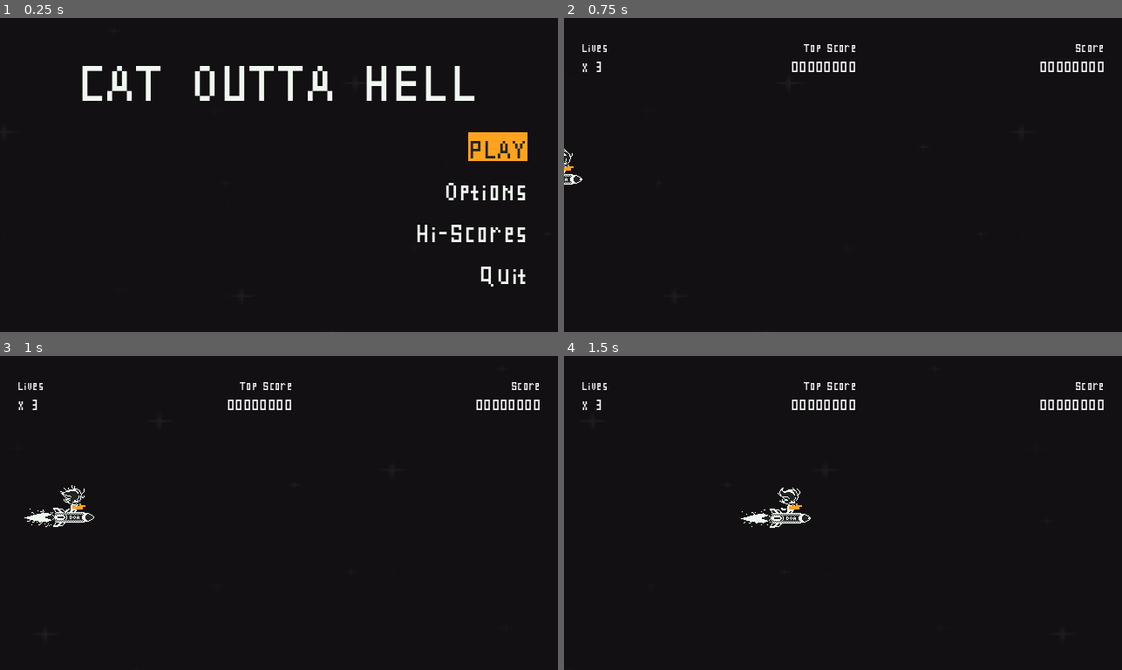
Above: before the commit, frames 1-4 (two rows, left to right).
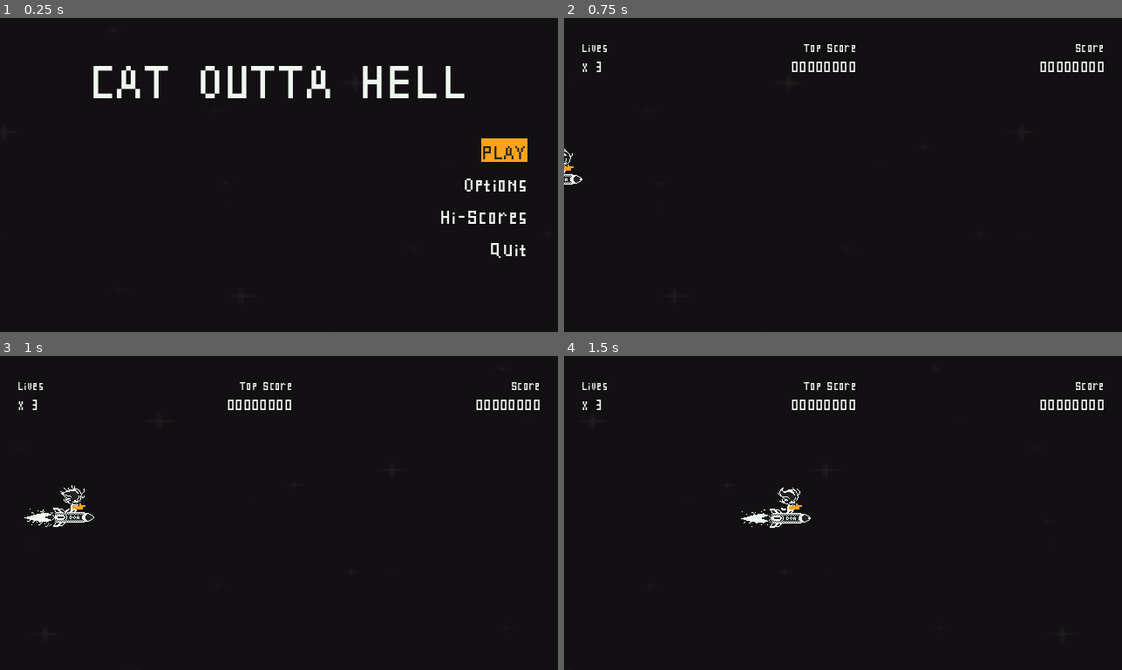
Above: after the commit, the same moments.

Repository: rnakkas/GodotSandbox
Game: Godot game, scene res://ShmupSandbox/Main/Scenes/main.tscn
Two runs of this game, one before a commit and one after it. Both use one fixed random seed, a clock stepped at 60 frames per second and the inputs below.
Inputs (mouse positions are in pixels of both pictures, inside the frame that each line leads up to):
- Up to frame 1 (0.25 s): no input
- Up to frame 2 (0.75 s): click "PLAY" at 0.5 s
- Up to frame 3 (1 s): no input
- Up to frame 4 (1.5 s): move the mouse to (965, 497) at 1.27 s; hold D (move_right) from 1.28 s (still down); hold Space (shoot) from 1.28 s (still down)

The runs differ from the first frame. In frame 1, 5.1% of the frame differs, in the area x 14-95%, y 15-86%; in frame 2, nothing differs; in frame 3, nothing differs; in frame 4, nothing differs.

Commit message:
started adding continue screen

Diff:
--- /dev/null
+++ b/ShmupSandbox/UI/Scenes/continue_screen.tscn
@@ -0,0 +1,89 @@
+[gd_scene load_steps=3 format=3 uid="uid://dn51megt1rye4"]
+
+[ext_resource type="Script" uid="uid://ds1o34bueiily" path="res://ShmupSandbox/UI/Scripts/continue_screen.gd" id="1_8fmy5"]
+[ext_resource type="FontFile" uid="uid://biycie4kaffui" path="res://ShmupSandbox/Assets/Fonts/SPLCF.ttf" id="1_iw70x"]
+
+[node name="continue_screen" type="Control"]
+layout_mode = 3
+anchors_preset = 15
+anchor_right = 1.0
+anchor_bottom = 1.0
+grow_horizontal = 2
+grow_vertical = 2
+script = ExtResource("1_8fmy5")
+
+[node name="MarginContainer" type="MarginContainer" parent="."]
+layout_mode = 1
+anchors_preset = 15
+anchor_right = 1.0
+anchor_bottom = 1.0
+grow_horizontal = 2
+grow_vertical = 2
+theme_override_constants/margin_left = 35
+theme_override_constants/margin_top = 35
+theme_override_constants/margin_right = 35
+theme_override_constants/margin_bottom = 35
+
+[node name="VBoxContainer" type="VBoxContainer" parent="MarginContainer"]
+layout_mode = 2
+size_flags_horizontal = 4
+theme_override_constants/separation = 18
+
+[node name="separator3" type="Control" parent="MarginContainer/VBoxContainer"]
+layout_mode = 2
+
+[node name="continue_label" type="Label" parent="MarginContainer/VBoxContainer"]
+layout_mode = 2
+theme_override_fonts/font = ExtResource("1_iw70x")
+theme_override_font_sizes/font_size = 100
+text = "Continue?"
+
+[node name="time_left_label" type="Label" parent="MarginContainer/VBoxContainer"]
+unique_name_in_owner = true
+layout_mode = 2
+size_flags_horizontal = 4
+theme_override_fonts/font = ExtResource("1_iw70x")
+theme_override_font_sizes/font_size = 80
+text = "10"
+
+[node name="separator4" type="Control" parent="MarginContainer/VBoxContainer"]
+layout_mode = 2
+
+[node name="separator5" type="Control" parent="MarginContainer/VBoxContainer"]
+layout_mode = 2
+
+[node name="HBoxContainer" type="HBoxContainer" parent="MarginContainer/VBoxContainer"]
+layout_mode = 2
+size_flags_horizontal = 4
+size_flags_vertical = 4
+theme_override_constants/separation = 120
+
+[node name="yes_button" type="Button" parent="MarginContainer/VBoxContainer/HBoxContainer"]
+layout_mode = 2
+focus_neighbor_left = NodePath(".")
+focus_neighbor_top = NodePath(".")
+focus_neighbor_right = NodePath("../no_button")
+focus_neighbor_bottom = NodePath(".")
+focus_next = NodePath(".")
+focus_previous = NodePath(".")
+theme_override_fonts/font = ExtResource("1_iw70x")
+theme_override_font_sizes/font_size = 45
+text = "YES"
+flat = true
+
+[node name="no_button" type="Button" parent="MarginContainer/VBoxContainer/HBoxContainer"]
+layout_mode = 2
+focus_neighbor_left = NodePath("../yes_button")
+focus_neighbor_top = NodePath(".")
+focus_neighbor_right = NodePath(".")
+focus_neighbor_bottom = NodePath(".")
+focus_next = NodePath(".")
+focus_previous = NodePath(".")
+theme_override_fonts/font = ExtResource("1_iw70x")
+theme_override_font_sizes/font_size = 45
+text = "NO"
+flat = true
+
+[node name="tick_timer" type="Timer" parent="."]
+
+[connection signal="timeout" from="tick_timer" to="." method="_on_tick_timer_timeout"]
--- a/ShmupSandbox/UI/Scenes/main_menu.tscn
+++ b/ShmupSandbox/UI/Scenes/main_menu.tscn
@@ -26,17 +26,23 @@
 
 [node name="VBoxContainer" type="VBoxContainer" parent="MarginContainer"]
 layout_mode = 2
-theme_override_constants/separation = 15
+theme_override_constants/separation = 10
 
 [node name="title" type="Label" parent="MarginContainer/VBoxContainer"]
 layout_mode = 2
 theme_override_colors/font_color = Color(0.941176, 0.964706, 0.941176, 1)
 theme_override_fonts/font = ExtResource("3_v14c2")
-theme_override_font_sizes/font_size = 90
+theme_override_font_sizes/font_size = 85
 text = "CAT OUTTA HELL"
 horizontal_alignment = 1
 
 [node name="separator" type="Control" parent="MarginContainer/VBoxContainer"]
+layout_mode = 2
+
+[node name="separator2" type="Control" parent="MarginContainer/VBoxContainer"]
+layout_mode = 2
+
+[node name="separator3" type="Control" parent="MarginContainer/VBoxContainer"]
 layout_mode = 2
 
 [node name="HBoxContainer" type="HBoxContainer" parent="MarginContainer/VBoxContainer"]
@@ -49,9 +55,14 @@
 layout_mode = 2
 size_flags_horizontal = 4
 size_flags_vertical = 4
+focus_neighbor_left = NodePath(".")
+focus_neighbor_top = NodePath(".")
+focus_neighbor_right = NodePath(".")
 focus_neighbor_bottom = NodePath("../../HBoxContainer2/options_button")
+focus_next = NodePath(".")
+focus_previous = NodePath(".")
 theme_override_fonts/font = ExtResource("3_v14c2")
-theme_override_font_sizes/font_size = 45
+theme_override_font_sizes/font_size = 35
 action_mode = 0
 text = "PLAY"
 flat = true
@@ -65,10 +76,14 @@
 layout_mode = 2
 size_flags_horizontal = 8
 size_flags_vertical = 4
+focus_neighbor_left = NodePath(".")
 focus_neighbor_top = NodePath("../../HBoxContainer/play_button")
+focus_neighbor_right = NodePath(".")
 focus_neighbor_bottom = NodePath("../../HBoxContainer3/hi_scores_button")
+focus_next = NodePath(".")
+focus_previous = NodePath(".")
 theme_override_fonts/font = ExtResource("3_v14c2")
-theme_override_font_sizes/font_size = 45
+theme_override_font_sizes/font_size = 35
 action_mode = 0
 text = "Options"
 flat = true
@@ -81,10 +96,14 @@
 unique_name_in_owner = true
 layout_mode = 2
 size_flags_horizontal = 8
+focus_neighbor_left = NodePath(".")
 focus_neighbor_top = NodePath("../../HBoxContainer2/options_button")
+focus_neighbor_right = NodePath(".")
 focus_neighbor_bottom = NodePath("../../HBoxContainer4/quit_button")
+focus_next = NodePath(".")
+focus_previous = NodePath(".")
 theme_override_fonts/font = ExtResource("3_v14c2")
-theme_override_font_sizes/font_size = 45
+theme_override_font_sizes/font_size = 35
 action_mode = 0
 text = "Hi-Scores"
 flat = true
@@ -98,9 +117,14 @@
 layout_mode = 2
 size_flags_horizontal = 8
 size_flags_vertical = 4
+focus_neighbor_left = NodePath(".")
 focus_neighbor_top = NodePath("../../HBoxContainer3/hi_scores_button")
+focus_neighbor_right = NodePath(".")
+focus_neighbor_bottom = NodePath(".")
+focus_next = NodePath(".")
+focus_previous = NodePath(".")
 theme_override_fonts/font = ExtResource("3_v14c2")
-theme_override_font_sizes/font_size = 45
+theme_override_font_sizes/font_size = 35
 action_mode = 0
 text = "Quit"
 flat = true
--- /dev/null
+++ b/ShmupSandbox/UI/Scripts/continue_screen.gd
@@ -0,0 +1,22 @@
+class_name continue_screen extends Control
+
+@onready var continue_time_left : Label = %time_left_label
+@onready var tick_timer : Timer = $tick_timer
+
+var continue_time : int = 10
+const tick_time : int = 1
+
+func _ready() -> void:
+	continue_time_left.text = str(continue_time)
+
+	tick_timer.wait_time = tick_time
+	tick_timer.start()
+
+
+func _on_tick_timer_timeout() -> void:
+	continue_time -= tick_time
+
+	if continue_time <= 0:
+		tick_timer.stop()
+
+	continue_time_left.text = str(continue_time)
--- a/project.godot
+++ b/project.godot
@@ -25,7 +25,6 @@
 
 window/size/viewport_width=640
 window/size/viewport_height=360
-window/size/mode=3
 window/stretch/mode="canvas_items"
 window/stretch/scale_mode="integer"
 
Not shown, added: ShmupSandbox/UI/Scripts/continue_screen.gd.uid
